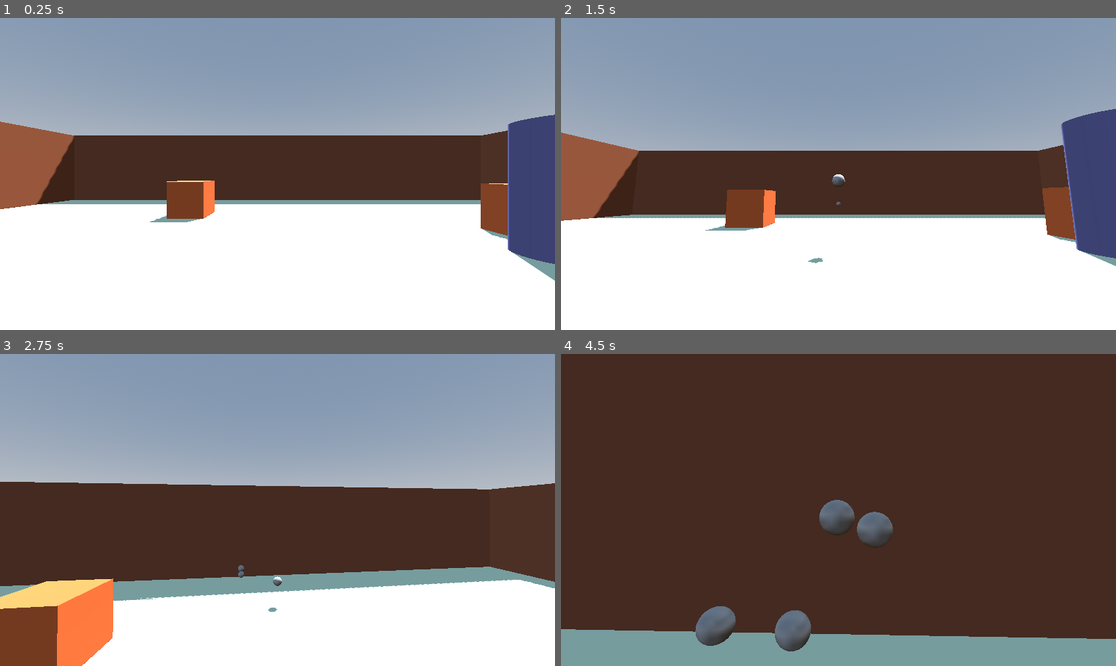
Above: before the commit, frames 1-4 (two rows, left to right).
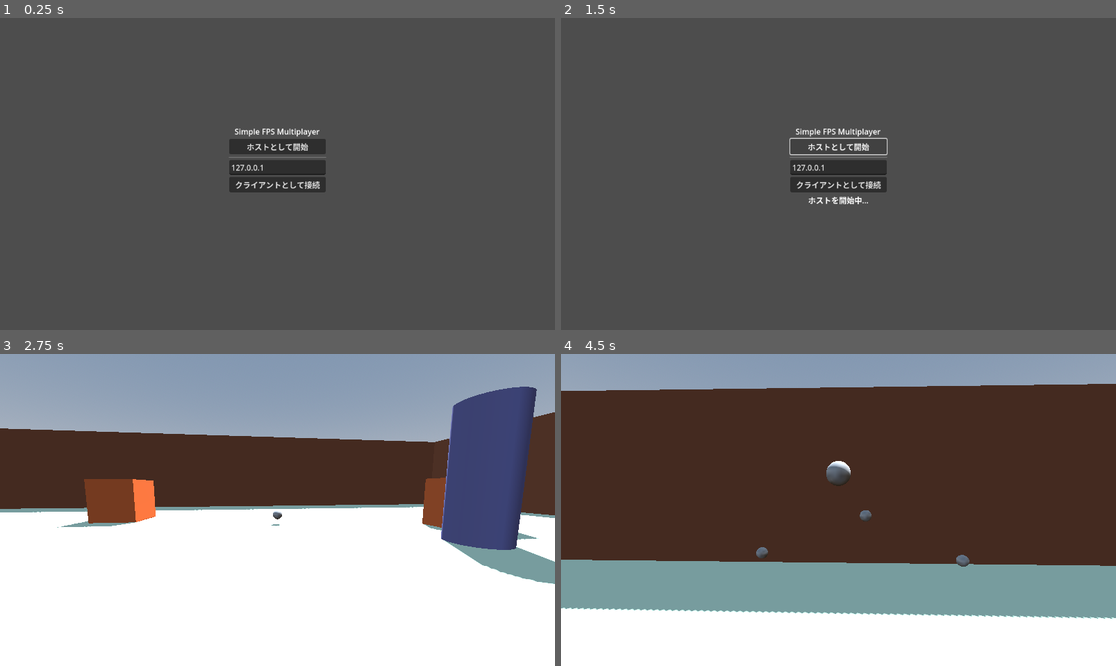
Above: after the commit, the same moments.

Repository: shikiuku/SimpleFPS
Game: Godot game, scene res://scenes/MainMenu.tscn
Same seed, same stepped clock (60 frames per second), same inputs: the game is played once before the commit and once after it. Before the commit the project starts from res://scenes/TestLevel.tscn.
Inputs (mouse positions are in pixels of both pictures, inside the frame that each line leads up to):
- Up to frame 1 (0.25 s): no input
- Up to frame 2 (1.5 s): click (838, 183) at 0.5 s, where only the run after the commit has a clickable "クライアントとして接続"; click (838, 145) at 1.25 s, where only the run after the commit has a clickable "ホストとして開始"
- Up to frame 3 (2.75 s): move the mouse to (305, 510) at 2.02 s; hold W (move_forward) from 2.03 s (still down); hold Shift (run) from 2.03 s (still down); tap Space (jump) at 2.27 s; click (305, 510) at 2.3 s
- Up to frame 4 (4.5 s): keep holding W (move_forward); move the mouse to (810, 510) at 2.77 s; release Shift (run) at 2.78 s; click (810, 510) at 2.85 s; tap Space (jump) at 3.02 s; tap Shift (run) at 3.05 s; move the mouse to (849, 503) at 3.52 s; hold Shift (run) 3.53-4.28 s; click (849, 503) at 3.8 s; move the mouse to (832, 516) at 4.27 s; click (832, 516) at 4.35 s

The runs differ from the first frame. In frame 1, 98% of the frame differs, in the area x 0-100%, y 0-100%; in frame 2, 99%; in frame 3, 51%; in frame 4, 45%.

Commit message:
マルチプレイヤー同期修正完了
- SimpleFPSController.gdでmultiplayer.readyエラーを修正
- MultiplayerSynchronizerでpublic_visibility = trueに設定
- TestLevel.gdでクライアント側の自分のプレイヤー生成を修正
- Camera3D設定でcurrent = falseに統一
- プレイヤー間の位置・回転同期が正常に動作
- ホスト・クライアント間でお互いの赤いプレイヤーが見え、移動が同期される

🎮 Generated with Claude Code

Co-Authored-By: Claude <noreply@anthropic.com>

Diff:
--- a/project.godot
+++ b/project.godot
@@ -11,8 +11,12 @@
 [application]
 
 config/name="Simple FPS"
-run/main_scene="res://scenes/TestLevel.tscn"
+run/main_scene="res://scenes/MainMenu.tscn"
 config/features=PackedStringArray("4.4", "Forward Plus")
+
+[autoload]
+
+NetworkManager="*res://scripts/NetworkManager.gd"
 
 [input]
 
--- /dev/null
+++ b/scenes/Main.tscn
@@ -0,0 +1,3 @@
+[gd_scene format=3 uid="uid://ufwmea12h0pg"]
+
+[node name="Main" type="Node3D"]
--- /dev/null
+++ b/scenes/MainMenu.tscn
@@ -0,0 +1,47 @@
+[gd_scene load_steps=2 format=3 uid="uid://bq7h8m5n3xj2k"]
+
+[ext_resource type="Script" path="res://scripts/MainMenu.gd" id="1_mainmenu"]
+
+[node name="MainMenu" type="Control"]
+layout_mode = 3
+anchors_preset = 15
+anchor_right = 1.0
+anchor_bottom = 1.0
+script = ExtResource("1_mainmenu")
+
+[node name="VBoxContainer" type="VBoxContainer" parent="."]
+layout_mode = 1
+anchors_preset = 8
+anchor_left = 0.5
+anchor_top = 0.5
+anchor_right = 0.5
+anchor_bottom = 0.5
+offset_left = -100.0
+offset_top = -100.0
+offset_right = 100.0
+offset_bottom = 100.0
+
+[node name="Title" type="Label" parent="VBoxContainer"]
+layout_mode = 2
+text = "Simple FPS Multiplayer"
+horizontal_alignment = 1
+
+[node name="HostButton" type="Button" parent="VBoxContainer"]
+layout_mode = 2
+text = "ホストとして開始"
+
+[node name="HSeparator" type="HSeparator" parent="VBoxContainer"]
+layout_mode = 2
+
+[node name="IPInput" type="LineEdit" parent="VBoxContainer"]
+layout_mode = 2
+placeholder_text = "サーバーIP (例: 127.0.0.1)"
+
+[node name="ClientButton" type="Button" parent="VBoxContainer"]
+layout_mode = 2
+text = "クライアントとして接続"
+
+[node name="StatusLabel" type="Label" parent="VBoxContainer"]
+layout_mode = 2
+text = ""
+horizontal_alignment = 1
--- a/scenes/SimpleFPSPlayer.tscn
+++ b/scenes/SimpleFPSPlayer.tscn
@@ -6,14 +6,35 @@
 radius = 0.3
 height = 1.8
 
+[sub_resource type="CapsuleMesh" id="CapsuleMesh_1"]
+radius = 0.3
+height = 1.8
+
+[sub_resource type="StandardMaterial3D" id="StandardMaterial3D_1"]
+albedo_color = Color(0.2, 0.6, 1, 1)
+
+[sub_resource type="SceneReplicationConfig" id="SceneReplicationConfig_1"]
+properties/0/path = NodePath(".:sync_position")
+properties/0/spawn = true
+properties/0/replication_mode = 1
+properties/1/path = NodePath(".:sync_rotation_y")
+properties/1/spawn = true
+properties/1/replication_mode = 1
+
 [node name="FPSPlayer" type="CharacterBody3D"]
 script = ExtResource("1_abc123")
 
 [node name="CollisionShape3D" type="CollisionShape3D" parent="."]
 shape = SubResource("CapsuleShape3D_1")
 
+[node name="MeshInstance3D" type="MeshInstance3D" parent="."]
+mesh = SubResource("CapsuleMesh_1")
+surface_material_override/0 = SubResource("StandardMaterial3D_1")
+
 [node name="CameraHolder" type="Node3D" parent="."]
 transform = Transform3D(1, 0, 0, 0, 1, 0, 0, 0, 1, 0, 0.7, 0)
 
 [node name="Camera3D" type="Camera3D" parent="CameraHolder"]
-current = true
+
+[node name="MultiplayerSynchronizer" type="MultiplayerSynchronizer" parent="."]
+replication_config = SubResource("SceneReplicationConfig_1")
--- a/scenes/TestLevel.tscn
+++ b/scenes/TestLevel.tscn
@@ -1,6 +1,10 @@
-[gd_scene load_steps=16 format=3 uid="uid://lnsu03q0vgky"]
-
-[ext_resource type="PackedScene" uid="uid://bnyfaiemymgp7" path="res://scenes/SimpleFPSPlayer.tscn" id="1_abc123"]
+[gd_scene load_steps=19 format=3 uid="uid://lnsu03q0vgky"]
+
+[ext_resource type="Script" uid="uid://b5r7ip00cxfmu" path="res://scripts/TestLevel.gd" id="2_testlevel"]
+
+[sub_resource type="PhysicsMaterial" id="PhysicsMaterial_ground"]
+friction = 0.5
+bounce = 0.5
 
 [sub_resource type="BoxShape3D" id="BoxShape3D_ground"]
 size = Vector3(40, 1, 40)
@@ -20,6 +24,10 @@
 [sub_resource type="StandardMaterial3D" id="StandardMaterial3D_wall"]
 albedo_color = Color(0.5, 0.3, 0.2, 1)
 
+[sub_resource type="PhysicsMaterial" id="PhysicsMaterial_bounce"]
+friction = 0.3
+bounce = 0.8
+
 [sub_resource type="BoxShape3D" id="BoxShape3D_obstacle"]
 size = Vector3(2, 2, 2)
 
@@ -30,8 +38,6 @@
 albedo_color = Color(0.8, 0.4, 0.2, 1)
 
 [sub_resource type="CylinderShape3D" id="CylinderShape3D_pillar"]
-top_radius = 0.8
-bottom_radius = 0.8
 height = 4.0
 
 [sub_resource type="CylinderMesh" id="CylinderMesh_pillar"]
@@ -42,14 +48,6 @@
 [sub_resource type="StandardMaterial3D" id="StandardMaterial3D_pillar"]
 albedo_color = Color(0.4, 0.4, 0.6, 1)
 
-[sub_resource type="PhysicsMaterial" id="PhysicsMaterial_bounce"]
-bounce = 0.8
-friction = 0.3
-
-[sub_resource type="PhysicsMaterial" id="PhysicsMaterial_ground"]
-bounce = 0.5
-friction = 0.5
-
 [sub_resource type="ProceduralSkyMaterial" id="ProceduralSkyMaterial_1"]
 sky_horizon_color = Color(0.64625, 0.65575, 0.67075, 1)
 ground_horizon_color = Color(0.64625, 0.65575, 0.67075, 1)
@@ -63,6 +61,7 @@
 tonemap_mode = 2
 
 [node name="TestLevel" type="Node3D"]
+script = ExtResource("2_testlevel")
 
 [node name="Ground" type="StaticBody3D" parent="."]
 physics_material_override = SubResource("PhysicsMaterial_ground")
@@ -124,6 +123,7 @@
 shape = SubResource("BoxShape3D_obstacle")
 
 [node name="MeshInstance3D" type="MeshInstance3D" parent="Obstacle1"]
+transform = Transform3D(3, 0, 0, 0, 3, 0, 0, 0, 3, 10.0457, -2.9503, -0.500987)
 mesh = SubResource("BoxMesh_obstacle")
 surface_material_override/0 = SubResource("StandardMaterial3D_obstacle")
 
@@ -168,6 +168,7 @@
 shape = SubResource("CylinderShape3D_pillar")
 
 [node name="MeshInstance3D" type="MeshInstance3D" parent="Pillar1"]
+transform = Transform3D(1, 0, 0, 0, 1, 0, 0, 0, 1, -5.83514, -9.53674e-07, 0.577576)
 mesh = SubResource("CylinderMesh_pillar")
 surface_material_override/0 = SubResource("StandardMaterial3D_pillar")
 
@@ -193,9 +194,6 @@
 mesh = SubResource("CylinderMesh_pillar")
 surface_material_override/0 = SubResource("StandardMaterial3D_pillar")
 
-[node name="FPSPlayer" parent="." instance=ExtResource("1_abc123")]
-transform = Transform3D(1, 0, 0, 0, 1, 0, 0, 0, 1, 0, 2, 0)
-
 [node name="DirectionalLight3D" type="DirectionalLight3D" parent="."]
 transform = Transform3D(-0.866023, -0.433016, 0.250001, 0, 0.499998, 0.866027, -0.500003, 0.749999, -0.43301, 0, 0, 0)
 shadow_enabled = true
--- a/scripts/Bullet.gd
+++ b/scripts/Bullet.gd
@@ -17,7 +17,7 @@
 	# 重力を有効にする
 	gravity_scale = 1.0
 
-func _physics_process(delta):
+func _physics_process(_delta):
 	# 地面の下に落ちすぎたら削除
 	if global_position.y < -50:
 		queue_free()
--- /dev/null
+++ b/scripts/MainMenu.gd
@@ -0,0 +1,49 @@
+extends Control
+
+@onready var host_button = $VBoxContainer/HostButton
+@onready var client_button = $VBoxContainer/ClientButton
+@onready var ip_input = $VBoxContainer/IPInput
+@onready var status_label = $VBoxContainer/StatusLabel
+
+func _ready():
+	host_button.pressed.connect(_on_host_button_pressed)
+	client_button.pressed.connect(_on_client_button_pressed)
+
+	# デフォルトIP
+	ip_input.text = "127.0.0.1"
+
+func _on_host_button_pressed():
+	status_label.text = "ホストを開始中..."
+	print("MainMenu: ホストボタンが押されました")
+
+	# シングルトンのNetworkManagerを使用
+	NetworkManager.start_host()
+
+	# ゲームシーンに移行
+	await get_tree().create_timer(0.5).timeout
+	print("MainMenu: TestLevelシーンに移行します")
+	get_tree().change_scene_to_file("res://scenes/TestLevel.tscn")
+
+func _on_client_button_pressed():
+	var ip = ip_input.text.strip_edges()
+	if ip.is_empty():
+		status_label.text = "IPアドレスを入力してください"
+		return
+
+	status_label.text = "接続中..."
+
+	# シングルトンのNetworkManagerを使用
+	NetworkManager.start_client(ip)
+
+	# 接続成功のシグナルを待機
+	if not multiplayer.connected_to_server.is_connected(_on_connected_to_server):
+		multiplayer.connected_to_server.connect(_on_connected_to_server)
+
+	# タイムアウト処理
+	await get_tree().create_timer(5.0).timeout
+	if not multiplayer.has_multiplayer_peer():
+		status_label.text = "接続に失敗しました"
+
+func _on_connected_to_server():
+	# 接続成功時にシーン移行
+	get_tree().change_scene_to_file("res://scenes/TestLevel.tscn")
--- /dev/null
+++ b/scripts/NetworkManager.gd
@@ -0,0 +1,69 @@
+extends Node
+
+# シングルトンとして使用
+
+const PORT = 7000
+const MAX_PLAYERS = 8
+
+func _ready():
+	# 手動でstart_host()またはstart_client()を呼び出すまで待機
+	pass
+
+func start_host():
+	# 既にマルチプレイヤーがアクティブな場合は完全にリセット
+	if multiplayer.has_multiplayer_peer():
+		multiplayer.multiplayer_peer = null
+		await get_tree().process_frame
+
+	# 新しいピアを作成
+	var multiplayer_peer = ENetMultiplayerPeer.new()
+	var error = multiplayer_peer.create_server(PORT, MAX_PLAYERS)
+	if error != OK:
+		print("Failed to create server, error code: ", error)
+		return
+
+	multiplayer.multiplayer_peer = multiplayer_peer
+
+	# 同期頻度を上げる
+	Engine.max_fps = 60
+	print("Host started on port ", PORT)
+
+	# TestLevelに移動した時にサーバーのプレイヤーをスポーン
+	call_deferred("notify_test_level_if_ready")
+
+func start_client(address = "127.0.0.1"):
+	# 既にマルチプレイヤーがアクティブな場合は完全にリセット
+	if multiplayer.has_multiplayer_peer():
+		if multiplayer.connected_to_server.is_connected(_on_connected_to_server):
+			multiplayer.connected_to_server.disconnect(_on_connected_to_server)
+		multiplayer.multiplayer_peer = null
+		await get_tree().process_frame
+
+	# 新しいピアを作成
+	var multiplayer_peer = ENetMultiplayerPeer.new()
+	var error = multiplayer_peer.create_client(address, PORT)
+	if error != OK:
+		print("Failed to create client, error code: ", error)
+		return
+
+	multiplayer.multiplayer_peer = multiplayer_peer
+
+	# 同期頻度を上げる
+	Engine.max_fps = 60
+	print("Connecting to ", address, ":", PORT)
+
+	# 接続成功時の処理
+	multiplayer.connected_to_server.connect(_on_connected_to_server)
+
+func _on_connected_to_server():
+	print("Connected to server!")
+
+func notify_test_level_if_ready():
+	# TestLevelシーンにいるかチェック
+	var main_scene = get_tree().current_scene
+	if main_scene and main_scene.name == "TestLevel":
+		# TestLevelに対してマルチプレイヤーセッション開始を通知
+		if main_scene.has_method("start_multiplayer_session"):
+			main_scene.start_multiplayer_session()
+		else:
+			print("TestLevel doesn't have start_multiplayer_session method")
--- a/scripts/SimpleFPSController.gd
+++ b/scripts/SimpleFPSController.gd
@@ -5,19 +5,59 @@
 @export var jump_velocity = 8.0
 @export var mouse_sensitivity = 0.002
 
+# 同期用プロパティ（MultiplayerSynchronizerで使用）
+@export var sync_position := Vector3.ZERO
+@export var sync_rotation_y := 0.0
+
 @onready var camera = $CameraHolder/Camera3D
 @onready var camera_holder = $CameraHolder
+@onready var mesh_instance = $MeshInstance3D
+@onready var multiplayer_synchronizer = $MultiplayerSynchronizer
 
 # 弾丸のプリロード
 var bullet_scene = preload("res://scenes/Bullet.tscn")
 
 func _ready():
-	Input.set_mouse_mode(Input.MOUSE_MODE_CAPTURED)
+	# マルチプレイヤーのピアが存在するまで待機
+	await get_tree().process_frame
+
+	# peer_idを取得してノード名に設定（重要：ユニークにするため）
+	var peer_id = name.to_int()
+	set_multiplayer_authority(peer_id)
+
+	# MultiplayerSynchronizerの設定
+	call_deferred("setup_multiplayer")
+
+	print("Player _ready: ", name, " Authority: ", get_multiplayer_authority())
+
+func setup_multiplayer():
+	if multiplayer_synchronizer:
+		multiplayer_synchronizer.public_visibility = true
+
+	# 権限に基づいて初期化
+	if is_multiplayer_authority():
+		# 自分のプレイヤー（ローカル）
+		Input.set_mouse_mode(Input.MOUSE_MODE_CAPTURED)
+		camera.current = true
+		mesh_instance.visible = false
+		print("Local player initialized: ", name, " (BLUE - INVISIBLE TO SELF)")
+	else:
+		# 他のプレイヤー（リモート）
+		camera.current = false
+		# 赤色マテリアル適用
+		var new_material = StandardMaterial3D.new()
+		new_material.albedo_color = Color.RED
+		mesh_instance.set_surface_override_material(0, new_material)
+		print("Remote player initialized: ", name, " (RED - VISIBLE)")
 
 func _input(event):
+	# 自分のプレイヤーのみが入力を処理
+	if not is_multiplayer_authority():
+		return
+
 	if event is InputEventMouseMotion:
 		# マウスでカメラ回転
-		camera_holder.rotate_y(-event.relative.x * mouse_sensitivity)
+		rotate_y(-event.relative.x * mouse_sensitivity)
 		camera.rotate_x(-event.relative.y * mouse_sensitivity)
 		camera.rotation.x = clamp(camera.rotation.x, deg_to_rad(-90), deg_to_rad(90))
 
@@ -32,7 +72,29 @@
 		shoot()
 
 func _physics_process(delta):
-	# 重力を追加
+	if is_multiplayer_authority():
+		# 自分のプレイヤーのみ物理処理を行う
+		handle_movement(delta)
+
+		# 同期用変数を更新
+		sync_position = global_position
+		sync_rotation_y = rotation.y
+
+		# デバッグ: 同期データを送信していることを確認
+		if name == "1" and Engine.get_process_frames() % 60 == 0:  # 1秒に1回
+			print("送信中 - Player: ", name, " Pos: ", sync_position, " Rot: ", sync_rotation_y)
+	else:
+		# リモートプレイヤーは同期された値を適用
+		var old_pos = global_position
+		global_position = global_position.lerp(sync_position, 0.1)
+		rotation.y = lerp_angle(rotation.y, sync_rotation_y, 0.1)
+
+		# デバッグ: 同期データを受信していることを確認
+		if name == "1" and Engine.get_process_frames() % 60 == 0:  # 1秒に1回
+			print("受信中 - Player: ", name, " 受信Pos: ", sync_position, " 現在Pos: ", global_position)
+
+func handle_movement(delta):
+	# 重力を適用
 	if not is_on_floor():
 		velocity.y += get_gravity().y * delta
 
@@ -51,13 +113,13 @@
 	if Input.is_action_pressed("move_right"):
 		input_dir.x += 1
 
-	# 移動速度を決定（走るかどうか）
+	# 移動速度を決定
 	var current_speed = run_speed if Input.is_action_pressed("run") else walk_speed
 
-	# カメラの向きに基づいて移動方向を計算
+	# プレイヤーの向きに基づいて移動方向を計算
 	var direction = Vector3.ZERO
 	if input_dir != Vector2.ZERO:
-		direction = camera_holder.global_basis * Vector3(input_dir.x, 0, input_dir.y)
+		direction = global_basis * Vector3(input_dir.x, 0, input_dir.y)
 		direction = direction.normalized()
 
 	# 移動を適用
@@ -68,6 +130,7 @@
 		velocity.x = move_toward(velocity.x, 0, current_speed * delta * 3)
 		velocity.z = move_toward(velocity.z, 0, current_speed * delta * 3)
 
+	# 物理移動実行
 	move_and_slide()
 
 func shoot():
@@ -77,6 +140,6 @@
 	# 弾丸の位置をカメラの前に設定
 	bullet.global_position = camera.global_position + camera.global_transform.basis.z * -0.5
 
-	# 弾丸の方向と速度を設定（カメラの前方向）
+	# 弾丸の方向と速度を設定
 	var shoot_direction = -camera.global_transform.basis.z
 	bullet.set_velocity(shoot_direction)
--- /dev/null
+++ b/scripts/TestLevel.gd
@@ -0,0 +1,73 @@
+extends Node3D
+
+# プレイヤーシーンの参照
+var player_scene = preload("res://scenes/SimpleFPSPlayer.tscn")
+
+func _ready():
+	print("TestLevel: _ready() 開始")
+	# マルチプレイヤーイベントに接続
+	multiplayer.peer_connected.connect(_on_player_connected)
+	multiplayer.peer_disconnected.connect(_on_player_disconnected)
+
+	print("TestLevel ready, multiplayer ID: ", multiplayer.get_unique_id())
+	print("Is server: ", multiplayer.is_server())
+	print("TestLevel: NetworkManagerを呼び出します")
+
+	# NetworkManagerに通知
+	if NetworkManager:
+		NetworkManager.notify_test_level_if_ready()
+	else:
+		print("TestLevel: NetworkManagerが見つかりません！")
+
+func _on_player_connected(peer_id: int):
+	print("Player connected: ", peer_id)
+	if multiplayer.is_server():
+		# サーバーが新しいプレイヤーをスポーン
+		spawn_player(peer_id)
+
+func _on_player_disconnected(peer_id: int):
+	print("Player disconnected: ", peer_id)
+	# プレイヤーを削除
+	var player_node = get_node_or_null(str(peer_id))
+	if player_node:
+		player_node.queue_free()
+
+func spawn_player(peer_id: int):
+	# 既存のプレイヤーをチェック
+	if has_node(str(peer_id)):
+		print("Player already exists: ", peer_id)
+		return
+
+	# プレイヤーを生成
+	var player = player_scene.instantiate()
+	player.name = str(peer_id)
+
+	# ランダムな位置に配置
+	player.position = Vector3(randf_range(-5, 5), 2, randf_range(-5, 5))
+
+	# シーンに追加
+	add_child(player, true)
+
+	# 権限を設定（重要）
+	player.set_multiplayer_authority(peer_id)
+
+	print("Player spawned: ", player.name, " at ", player.position, " Authority: ", player.get_multiplayer_authority())
+
+# サーバーが開始されたときに呼び出される
+func start_multiplayer_session():
+	print("TestLevel: start_multiplayer_session() 開始")
+
+	# 自分のプレイヤーを必ず生成（サーバーでもクライアントでも）
+	var my_id = multiplayer.get_unique_id()
+	print("TestLevel: 自分のプレイヤーを生成します ID: ", my_id)
+	spawn_player(my_id)
+
+	# サーバーの場合は既存のピアも生成
+	if multiplayer.is_server():
+		for peer_id in multiplayer.get_peers():
+			print("TestLevel: 既存のピア用プレイヤーを生成します ID: ", peer_id)
+			spawn_player(peer_id)
+	else:
+		# クライアントの場合はサーバー（ID: 1）も生成
+		print("TestLevel: サーバープレイヤーを生成します ID: 1")
+		spawn_player(1)
Not shown: 1 places in scenes/SimpleFPSPlayer.tscn that only renumber resources
Not shown, added: scripts/MainMenu.gd.uid
Not shown, added: scripts/NetworkManager.gd.uid
Not shown, added: scripts/TestLevel.gd.uid
